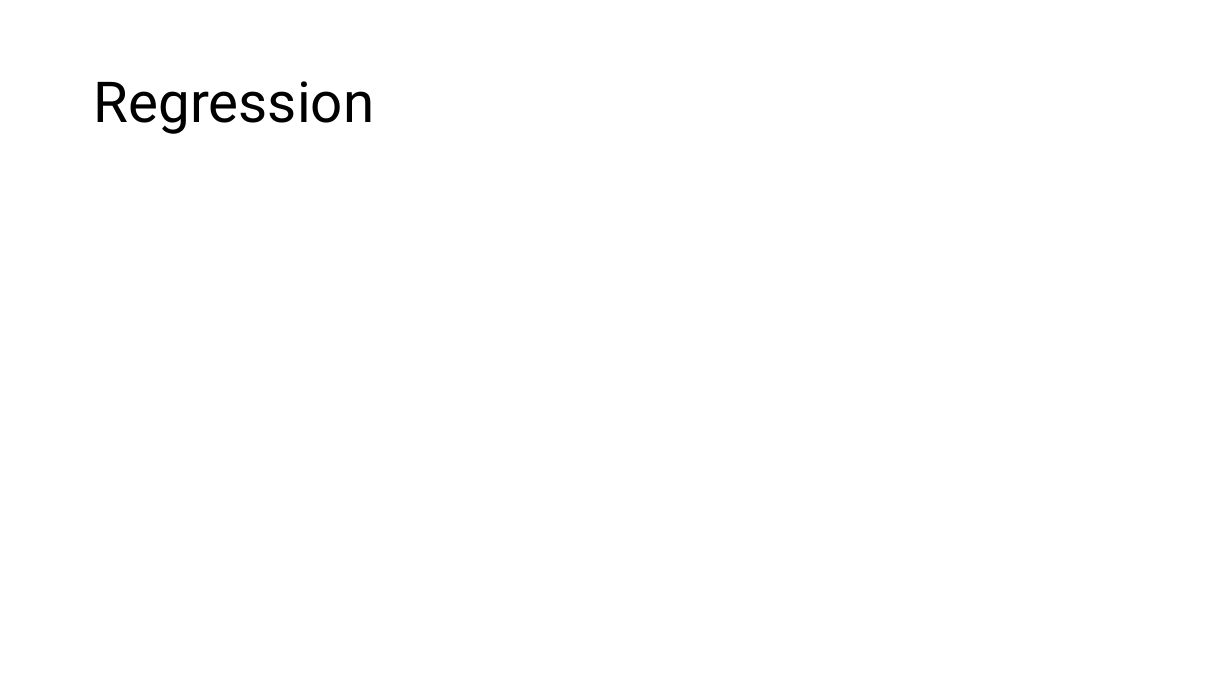
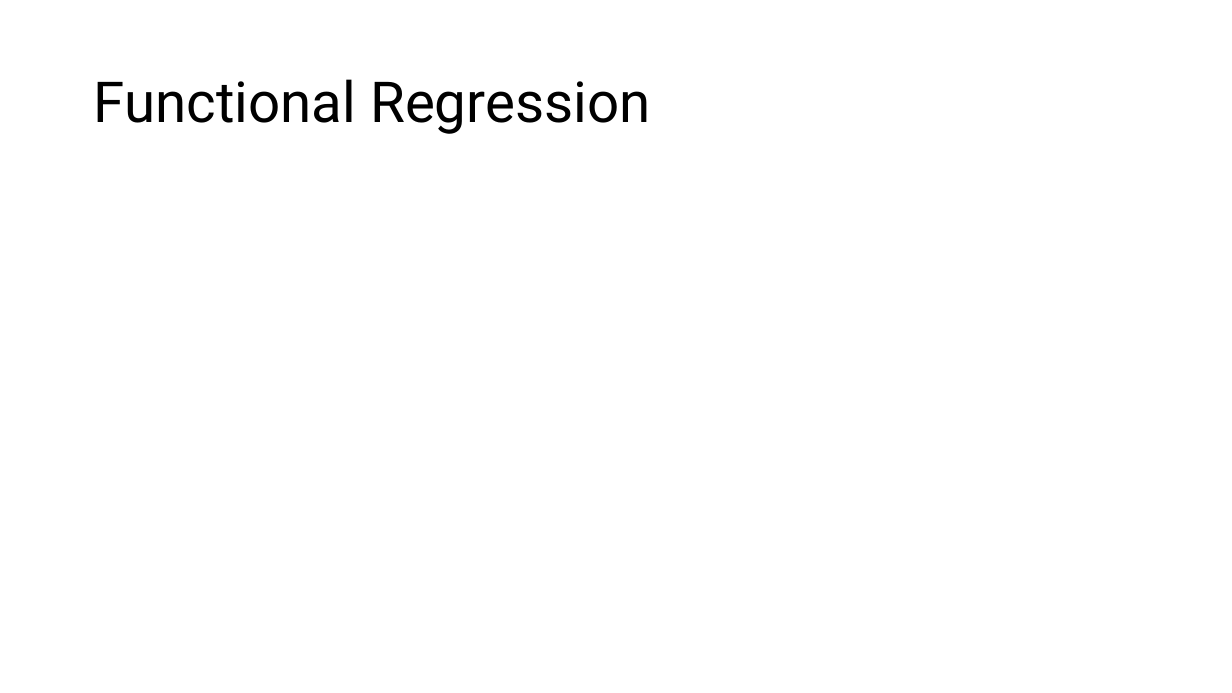
Before and after one commit to edwardgunning/ISBS-Short-Course, a slide deck: slide 2 of slides/05-fregression.pptx. Drawn at 1232x693 pixels with LibreOffice and Linux fonts; fonts in the diff are those of the drawing; grey boxes stand for pictures; background and template pictures are left out. Boxes give left, top, right and bottom in pixels: in the first picture for what was removed or moved away, otherwise in the second. Text is boxed around its words. In the diff, an @@ line names an element or a change of style, - is before the commit and + after.

```diff
--- a/slides/05-fregression.pptx
+++ b/slides/05-fregression.pptx
@@ title at [94,79,650,134]: text changed @@
-Regression
+Functional Regression
```
Also in this commit, not shown: 3 other slides changed, 3 slides added, 6 other files.
